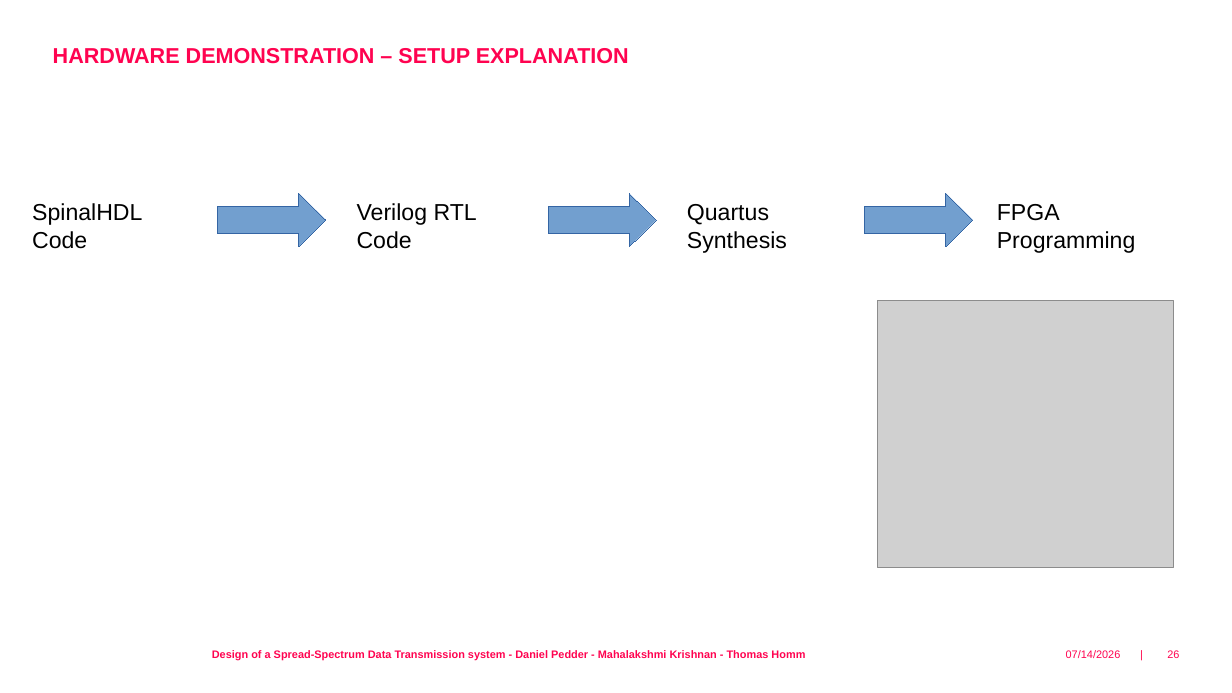
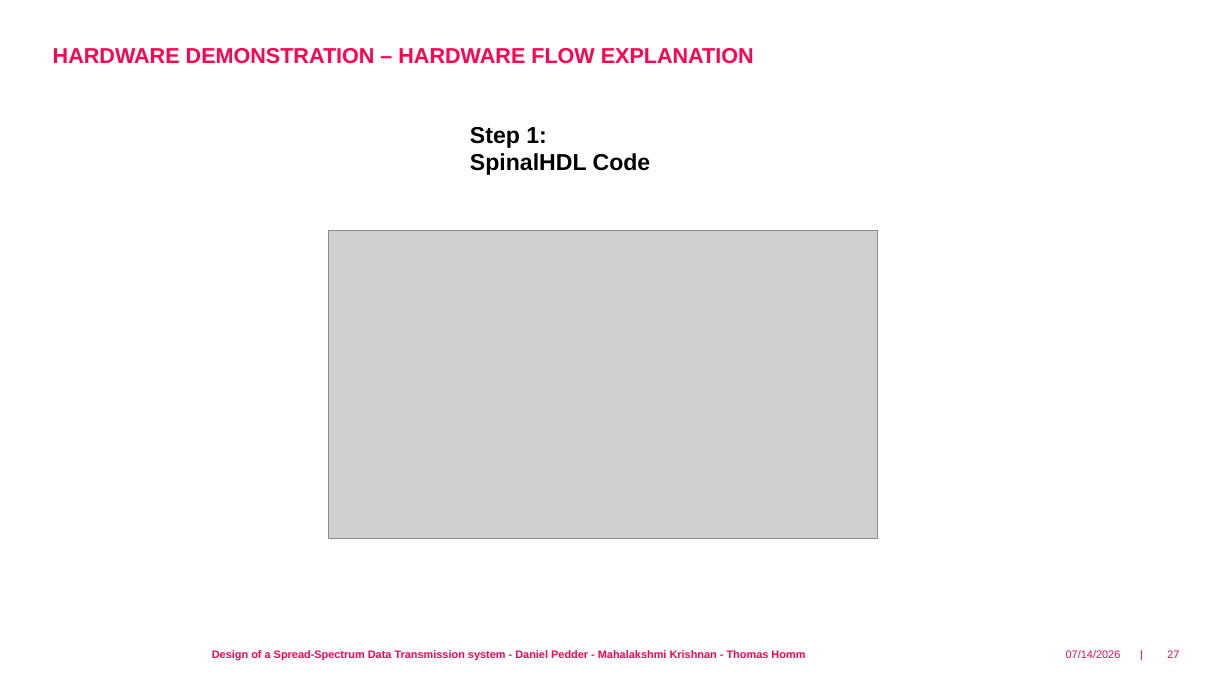
Before and after one commit to fredowski/spreads, a slide deck: slide 27 of documentation/presentation/spread_spectrum_vlsi_daniel.odp (slide 26 before the commit). Drawn at 1232x693 pixels with LibreOffice and Linux fonts; fonts in the diff are those of the drawing; grey boxes stand for pictures; background and template pictures are left out. Boxes give left, top, right and bottom in pixels: in the first picture for what was removed or moved away, otherwise in the second. Text is boxed around its words. In the diff, an @@ line names an element or a change of style, - is before the commit and + after.

Commit message:
Commit setup slides idea

```diff
--- a/documentation/presentation/spread_spectrum_vlsi_daniel.odp
+++ b/documentation/presentation/spread_spectrum_vlsi_daniel.odp
@@ text at <box>53,48,754,64</box>: text changed @@
-HARDWARE DEMONSTRATION – SETUP EXPLANATION
+HARDWARE DEMONSTRATION – HARDWARE FLOW EXPLANATION
@@ text "Step 1:": place and size @@
-text "Step 1:" at <box>32,203,142,249</box>
+text "Step 1:" at <box>470,127,651,175</box>
@@ text at <box>470,127,547,148</box>: paragraph added @@
+Step 1:
@@ text at <box>470,153,651,175</box>: bold on in "SpinalHDL Code" @@
@@ right arrow removed at <box>218,193,326,247</box> @@
@@ text removed at <box>357,203,477,249</box> @@
-Verilog RTL Code
@@ right arrow removed at <box>548,193,656,247</box> @@
@@ text removed at <box>687,204,787,253</box> @@
-Quartus Synthesis
@@ right arrow removed at <box>865,193,973,247</box> @@
@@ text removed at <box>997,204,1136,253</box> @@
-FPGA Programming
@@ picture: place and size @@
-picture at <box>878,300,1174,567</box>
+picture at <box>328,231,878,539</box>
@@ page number at <box>1167,650,1179,658</box>: text changed @@
-26
+27
```
Also in this commit, not shown: 1 other slide changed, 4 slides added.
